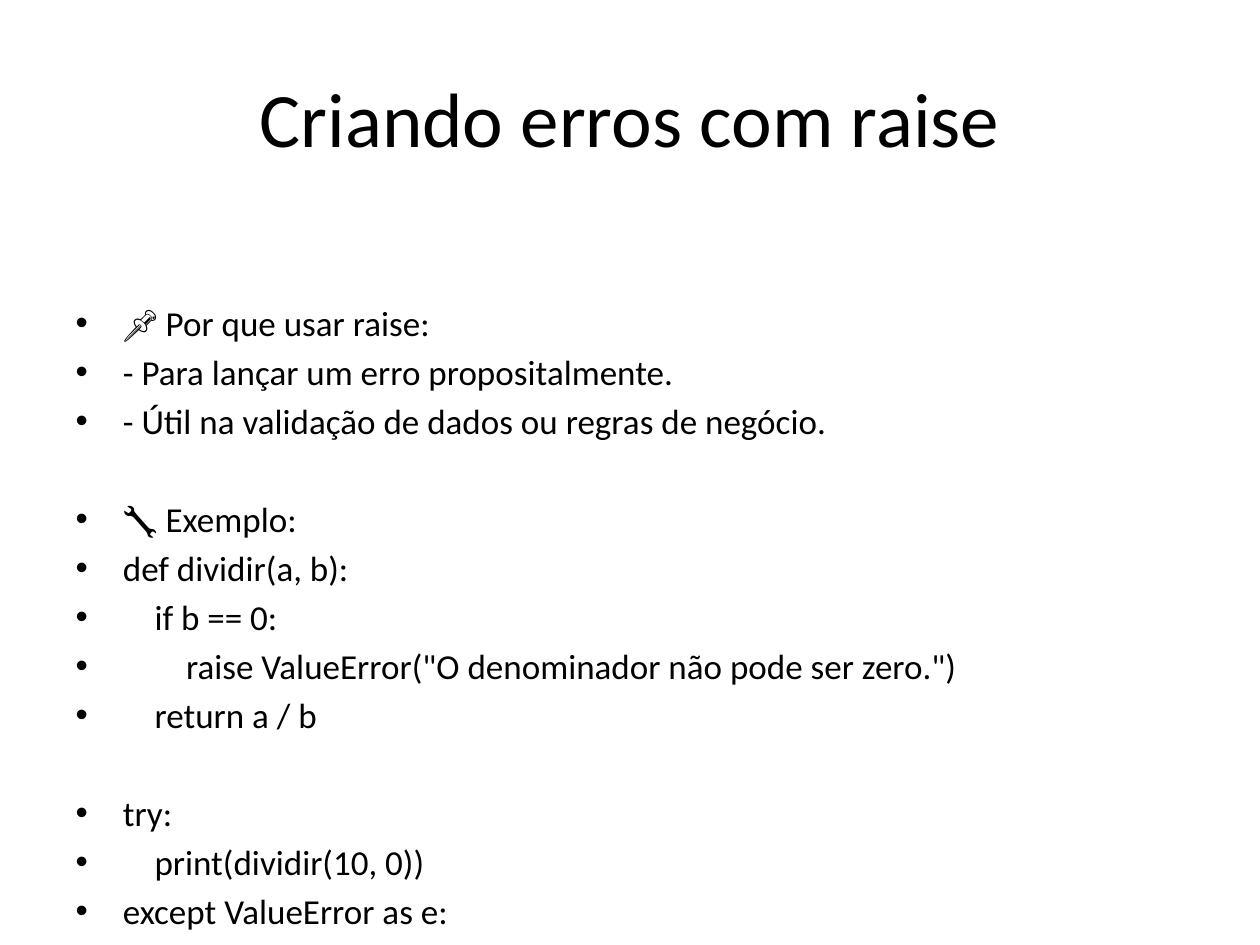
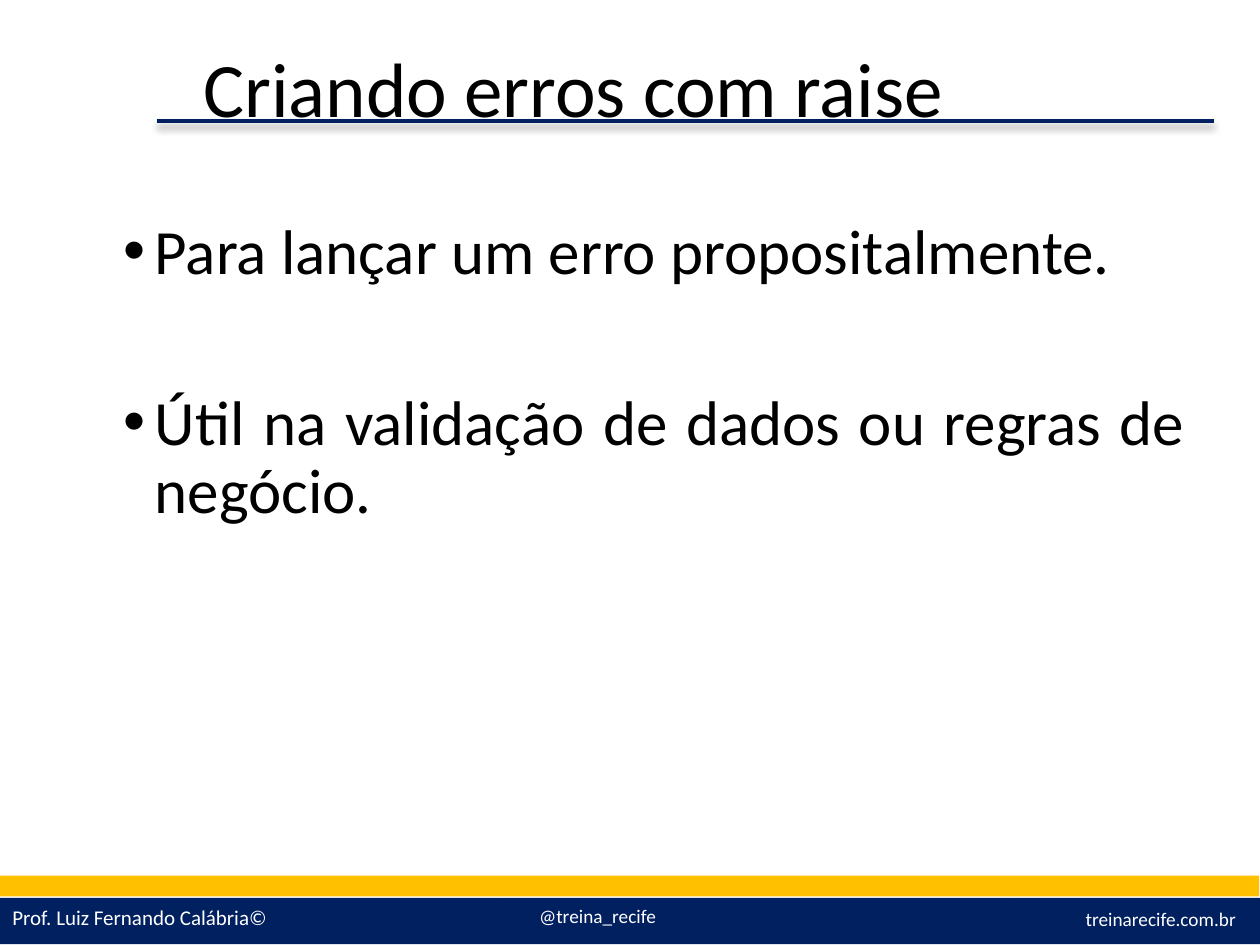
Before and after one commit to lfcalabria/pythonbasico, a slide deck: slide 5 of Apresentações/08 - Tratamento de Erros.pptx (slide 4 before the commit). Drawn at 1260x945 pixels with LibreOffice and Linux fonts; fonts in the diff are those of the drawing; background and template pictures are left out. Boxes give left, top, right and bottom in pixels: in the first picture for what was removed or moved away, otherwise in the second. Text is boxed around its words. In the diff, an @@ line names an element or a change of style, - is before the commit and + after.

Commit message:
Tratamento de Erro e Funções

```diff
--- a/Apresentações/08 - Tratamento de Erros.pptx
+++ b/Apresentações/08 - Tratamento de Erros.pptx
@@ title "Criando erros com raise": place and size @@
-title "Criando erros com raise" at [260, 93, 999, 148]
+title "Criando erros com raise" at [203, 63, 943, 123]
@@ title "Criando erros com raise" at [203, 63, 943, 123]: alignment centre to left; line spacing 1 to 0.9; vertical alignment middle to top @@
@@ line added from (156, 121) to (1215, 121), #002060 2.25 pt @@
@@ text at [155, 230, 1184, 524]: text changed; size 20 to 36 pt @@
-• 📌 Por que usar raise:
-• - Para lançar um erro propositalmente.
-• - Útil na validação de dados ou regras de negócio.
-• 🔧 Exemplo:
-• def dividir(a, b):
-• if b == 0:
-• raise ValueError("O denominador não pode ser zero.")
-• return a / b
-• try:
-• print(dividir(10, 0))
-• except ValueError as e:
-• print(f"Erro: {e}")
+• Para lançar um erro propositalmente.
+• Útil na validação de dados ou regras de negócio.
@@ rectangle added at [0, 876, 1259, 897], fill #FFC000 @@
@@ rectangle added at [0, 898, 1260, 945], fill #002060 @@
@@ text added at [12, 910, 267, 925], 12 pt, text #FFFFFF @@
+Prof. Luiz Fernando Calábria©
@@ text added at [539, 909, 656, 926], 11 pt, text #FFFFFF @@
+@treina_recife
@@ text added at [1086, 912, 1236, 926], 11 pt, text #FFFFFF @@
+treinarecife.com.br
```
Also in this commit, not shown: 3 other slides changed, 3 slides added, 1 slide removed, 13 other files.
